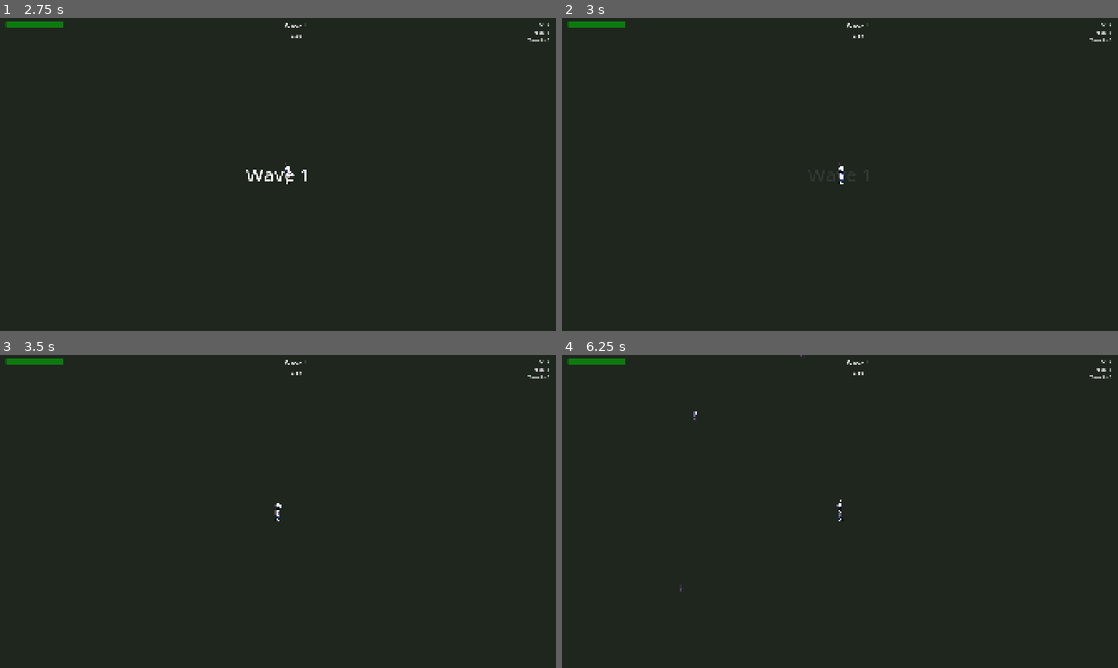
Above: before the commit, frames 1-4 (two rows, left to right).
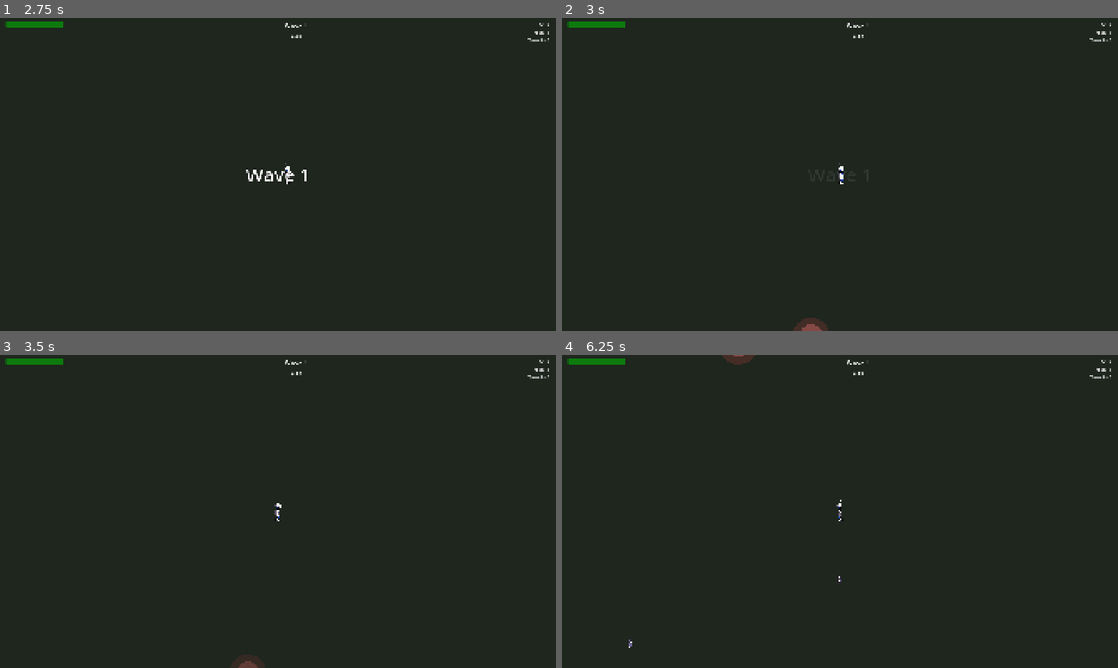
Above: after the commit, the same moments.

Repository: arebolledo2/turret-game
Game: Godot game, scene res://scenes/main.tscn
Same seed, same stepped clock (60 frames per second), same inputs: the game is played once before the commit and once after it.
Inputs (mouse positions are in pixels of both pictures, inside the frame that each line leads up to):
- Up to frame 1 (2.75 s): click "Easy - Relaxed gameplay for l…" at 0.5 s; click "Continue to Wave" at 1.25 s; tap Enter at 2 s; move the mouse to (400, 158) at 2.02 s; hold D (move_right) from 2.03 s (still down); tap F (pickup_turret) at 2.1 s; click (400, 158) at 2.17 s
- Up to frame 2 (3 s): release D (move_right) at 2.75 s; tap Space at 2.75 s; drag from (728, 190) to (812, 237) at 2.77 s
- Up to frame 3 (3.5 s): no input
- Up to frame 4 (6.25 s): tap Enter at 3.5, 5 s; move the mouse to (895, 442) at 3.52 s; hold D (move_right) 3.53-4.25 s; hold Shift 3.53-4.25 s; tap Space at 4.25, 5.75 s; drag from (812, 574) to (673, 464) at 4.27 s; move the mouse to (1006, 558) at 5.02 s; hold A (move_left) 5.03-5.75 s; tap Ctrl at 5.1 s; drag from (673, 464) to (756, 433) at 5.77 s

Frame 1 is identical in both runs. In frame 2, 0.2% of the frame differs, in the area x 41-48%, y 95-100%; in frame 3, less than 0.1%; in frame 4, 0.2%.

Commit message:
More spawning fixes and spawn indicator

Diff:
--- a/scenes/main.tscn
+++ b/scenes/main.tscn
@@ -1,9 +1,10 @@
-[gd_scene load_steps=10 format=3 uid="uid://dq8n5xwlavh4s"]
+[gd_scene load_steps=11 format=3 uid="uid://dq8n5xwlavh4s"]
 
 [ext_resource type="PackedScene" uid="uid://c8yqvh3xwn5n5" path="res://scenes/player.tscn" id="1_1a2b3"]
 [ext_resource type="Script" path="res://scripts/game_manager.gd" id="2_2c3d4"]
 [ext_resource type="Script" path="res://scripts/enemy_spawner.gd" id="3_3e4f5"]
 [ext_resource type="PackedScene" uid="uid://bq5n7xwk8vh3r" path="res://scenes/enemy.tscn" id="4_4g5h6"]
+[ext_resource type="PackedScene" uid="uid://spawn_alert_001" path="res://scenes/spawn_alert.tscn" id="4_spawn_alert"]
 [ext_resource type="Script" path="res://scripts/turret_manager.gd" id="5_turret_mgr"]
 [ext_resource type="Script" path="res://scripts/drop_spawner.gd" id="6_drop_spawner"]
 [ext_resource type="PackedScene" uid="uid://hud_scene_001" path="res://scenes/ui/hud.tscn" id="7_hud"]
@@ -54,6 +55,7 @@
 [node name="EnemySpawner" type="Node2D" parent="."]
 script = ExtResource("3_3e4f5")
 enemy_scene = ExtResource("4_4g5h6")
+spawn_alert_scene = ExtResource("4_spawn_alert")
 
 [node name="TurretManager" type="Node" parent="."]
 script = ExtResource("5_turret_mgr")
--- /dev/null
+++ b/scenes/spawn_alert.tscn
@@ -0,0 +1,12 @@
+[gd_scene load_steps=2 format=3 uid="uid://spawn_alert_001"]
+
+[ext_resource type="Script" path="res://scripts/spawn_alert.gd" id="1_alert"]
+
+[node name="SpawnAlert" type="Node2D"]
+script = ExtResource("1_alert")
+
+[node name="OuterCircle" type="Polygon2D" parent="."]
+color = Color(1, 0.3, 0.3, 0.4)
+
+[node name="InnerCircle" type="Polygon2D" parent="."]
+color = Color(1, 0.5, 0.5, 0.6)
--- a/scripts/enemy_spawner.gd
+++ b/scripts/enemy_spawner.gd
@@ -1,6 +1,9 @@
 extends Node2D
 
 @export var enemy_scene: PackedScene
+@export var spawn_alert_scene: PackedScene
+
+const SPAWN_ALERT_TIME: float = 1.5
 
 # Spawn zones (4 fixed zones, one per edge)
 var spawn_zones: Array[Rect2] = []
@@ -13,6 +16,9 @@
 
 # Enemy type spawning stats
 var enemies_spawned_by_type: Dictionary = {}  # Track spawns per type
+
+# Queued spawns (waiting for alert to finish)
+var queued_spawns: Array[Dictionary] = []  # {enemy_type: String, spawn_pos: Vector2, time_remaining: float}
 
 func _ready() -> void:
 	# Setup spawn zones on arena edges
@@ -73,6 +79,7 @@
 	is_spawning = false
 	spawn_timer.stop()
 	enemies_to_spawn = 0
+	queued_spawns.clear()
 
 func update_spawn_rate(wave_time_remaining: float) -> void:
 	"""Called by game manager to update spawn rate based on wave progress."""
@@ -96,6 +103,19 @@
 	"""Initialize spawn interval at wave start."""
 	spawn_timer.wait_time = 3.0  # Start slow
 
+func _process(delta: float) -> void:
+	# Process queued spawns
+	var i := 0
+	while i < queued_spawns.size():
+		queued_spawns[i].time_remaining -= delta
+
+		if queued_spawns[i].time_remaining <= 0:
+			# Time to spawn the enemy
+			_spawn_enemy_immediate(queued_spawns[i].enemy_type, queued_spawns[i].spawn_pos)
+			queued_spawns.remove_at(i)
+		else:
+			i += 1
+
 func _on_spawn_timer_timeout() -> void:
 	if not is_spawning:
 		return
@@ -110,17 +130,14 @@
 
 	# Spawn the enemy (or multiple for swarm types)
 	for i in range(spawn_count):
-		spawn_enemy(enemy_type)
+		_queue_spawn_with_alert(enemy_type)
 		enemies_spawned += 1
 
 		# Track spawn counts
 		enemies_spawned_by_type[enemy_type] = enemies_spawned_by_type.get(enemy_type, 0) + 1
 
-func spawn_enemy(enemy_type: String = "basic") -> void:
-	if enemy_scene == null:
-		push_error("Enemy scene not set in EnemySpawner!")
-		return
-
+func _queue_spawn_with_alert(enemy_type: String) -> void:
+	"""Queue an enemy spawn with a visual alert indicator."""
 	# Pick a random spawn zone
 	var zone := spawn_zones[randi() % spawn_zones.size()]
 
@@ -129,6 +146,25 @@
 		zone.position.x + randf() * zone.size.x,
 		zone.position.y + randf() * zone.size.y
 	)
+
+	# Create spawn alert indicator
+	if spawn_alert_scene:
+		var alert := spawn_alert_scene.instantiate()
+		alert.global_position = spawn_pos
+		get_parent().add_child(alert)
+
+	# Queue the spawn
+	queued_spawns.append({
+		"enemy_type": enemy_type,
+		"spawn_pos": spawn_pos,
+		"time_remaining": SPAWN_ALERT_TIME
+	})
+
+func _spawn_enemy_immediate(enemy_type: String, spawn_pos: Vector2) -> void:
+	"""Immediately spawn an enemy at the given position (called after alert finishes)."""
+	if enemy_scene == null:
+		push_error("Enemy scene not set in EnemySpawner!")
+		return
 
 	# Create enemy
 	var enemy := enemy_scene.instantiate()
@@ -146,3 +182,7 @@
 		get_parent().add_child(enemy)
 
 	Events.enemy_spawned.emit(enemy)
+
+func spawn_enemy(enemy_type: String = "basic") -> void:
+	"""Public method to spawn enemy without alert (for testing/manual spawns)."""
+	_queue_spawn_with_alert(enemy_type)
--- /dev/null
+++ b/scripts/spawn_alert.gd
@@ -0,0 +1,50 @@
+extends Node2D
+
+const ALERT_DURATION: float = 1.5
+const OUTER_RADIUS: float = 40.0
+const INNER_RADIUS: float = 25.0
+const PULSE_SPEED: float = 3.0
+
+var time_remaining: float = ALERT_DURATION
+var outer_circle: Polygon2D
+var inner_circle: Polygon2D
+
+func _ready() -> void:
+	outer_circle = $OuterCircle
+	inner_circle = $InnerCircle
+
+	# Create circle polygons
+	_create_circle_polygon(outer_circle, OUTER_RADIUS)
+	_create_circle_polygon(inner_circle, INNER_RADIUS)
+
+func _create_circle_polygon(polygon: Polygon2D, radius: float) -> void:
+	var points: PackedVector2Array = []
+	var num_points := 32
+
+	for i in range(num_points):
+		var angle := (i / float(num_points)) * TAU
+		points.append(Vector2(cos(angle), sin(angle)) * radius)
+
+	polygon.polygon = points
+
+func _process(delta: float) -> void:
+	time_remaining -= delta
+
+	if time_remaining <= 0:
+		queue_free()
+		return
+
+	# Pulsing animation
+	var pulse := (sin(time_remaining * PULSE_SPEED * TAU) + 1.0) / 2.0
+
+	# Fade out as time runs out
+	var alpha := clampf(time_remaining / ALERT_DURATION, 0.0, 1.0)
+
+	# Pulse the opacity
+	var pulse_alpha := 0.3 + (pulse * 0.3)
+	outer_circle.modulate.a = pulse_alpha * alpha
+	inner_circle.modulate.a = (pulse_alpha + 0.2) * alpha
+
+	# Scale pulse effect
+	var scale_factor := 1.0 + (pulse * 0.15)
+	scale = Vector2.ONE * scale_factor
Not shown, changed: .claude/settings.local.json
Not shown, added: scripts/spawn_alert.gd.uid
Not shown, changed: .claude/instructions.md
Not shown, changed: .github/copilot-instructions.md
